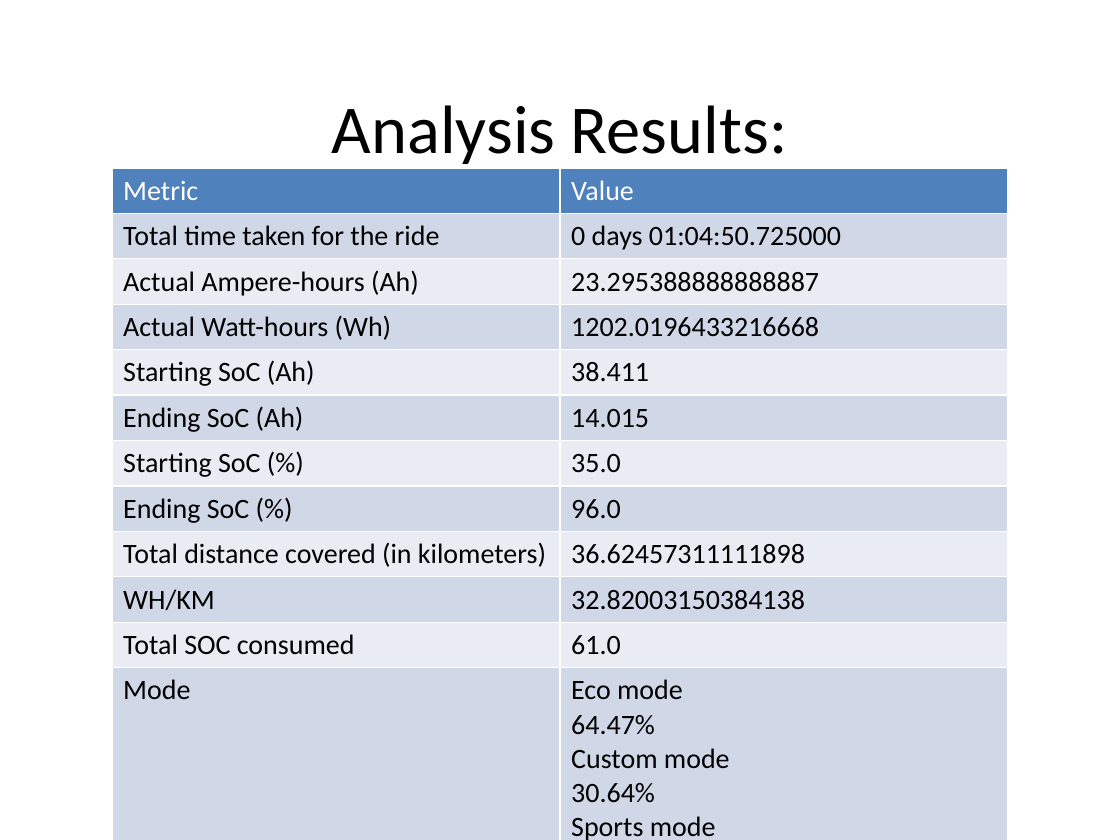
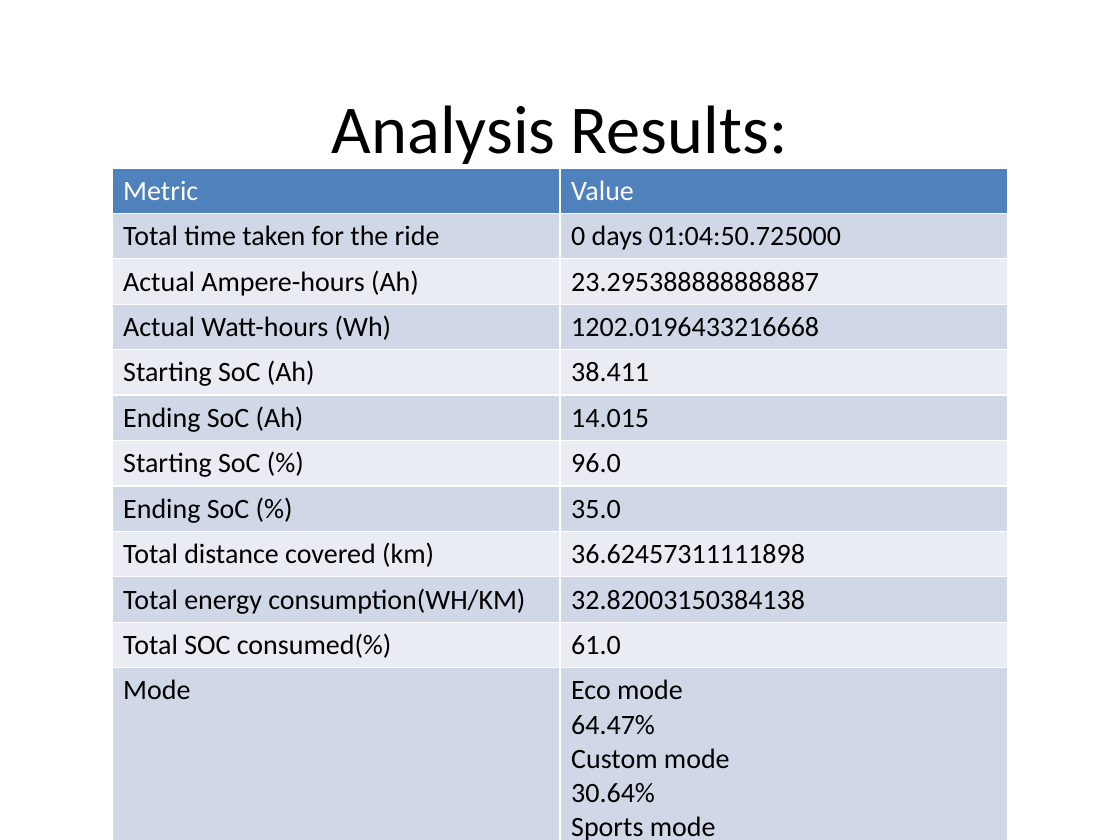
Before and after one commit to annmonrajijames/Automationdashboard, a slide deck: slide 2 of Automationdashboard/MAIN_FOLDER/Automation_Dashboard_Batterywise/V4/D11_03_2024/B3_B15_15.33_16.39/analysis_B3_B15_15.33_16.39.pptx. Drawn at 1120x840 pixels with LibreOffice and Linux fonts; fonts in the diff are those of the drawing. Boxes give left, top, right and bottom in pixels: in the first picture for what was removed or moved away, otherwise in the second. Text is boxed around its words. In the diff, an @@ line names an element or a change of style, - is before the commit and + after.

Commit message:
Made changes with regenerative effectiveness, Rectified the anomaly in the Total SOC consumed

```diff
--- a/Automationdashboard/MAIN_FOLDER/Automation_Dashboard_Batterywise/V4/D11_03_2024/B3_B15_15.33_16.39/analysis_B3_B15_15.33_16.39.pptx
+++ b/Automationdashboard/MAIN_FOLDER/Automation_Dashboard_Batterywise/V4/D11_03_2024/B3_B15_15.33_16.39/analysis_B3_B15_15.33_16.39.pptx
@@ table at (112,168,1008,840) @@
-row 7, column 2: 35.0
+row 7, column 2: 96.0
-row 8, column 2: 96.0
+row 8, column 2: 35.0
-row 9, column 1: Total distance covered (in kilometers)
+row 9, column 1: Total distance covered (km)
-row 10, column 1: WH/KM
+row 10, column 1: Total energy consumption(WH/KM)
-row 11, column 1: Total SOC consumed
+row 11, column 1: Total SOC consumed(%)
-row 13, column 1: Peak Power
+row 13, column 1: Peak Power(kW)
-row 14, column 1: Average Power
+row 14, column 1: Average Power(kW)
```
Also in this commit, not shown: 3 other slides changed, 13 other files.
